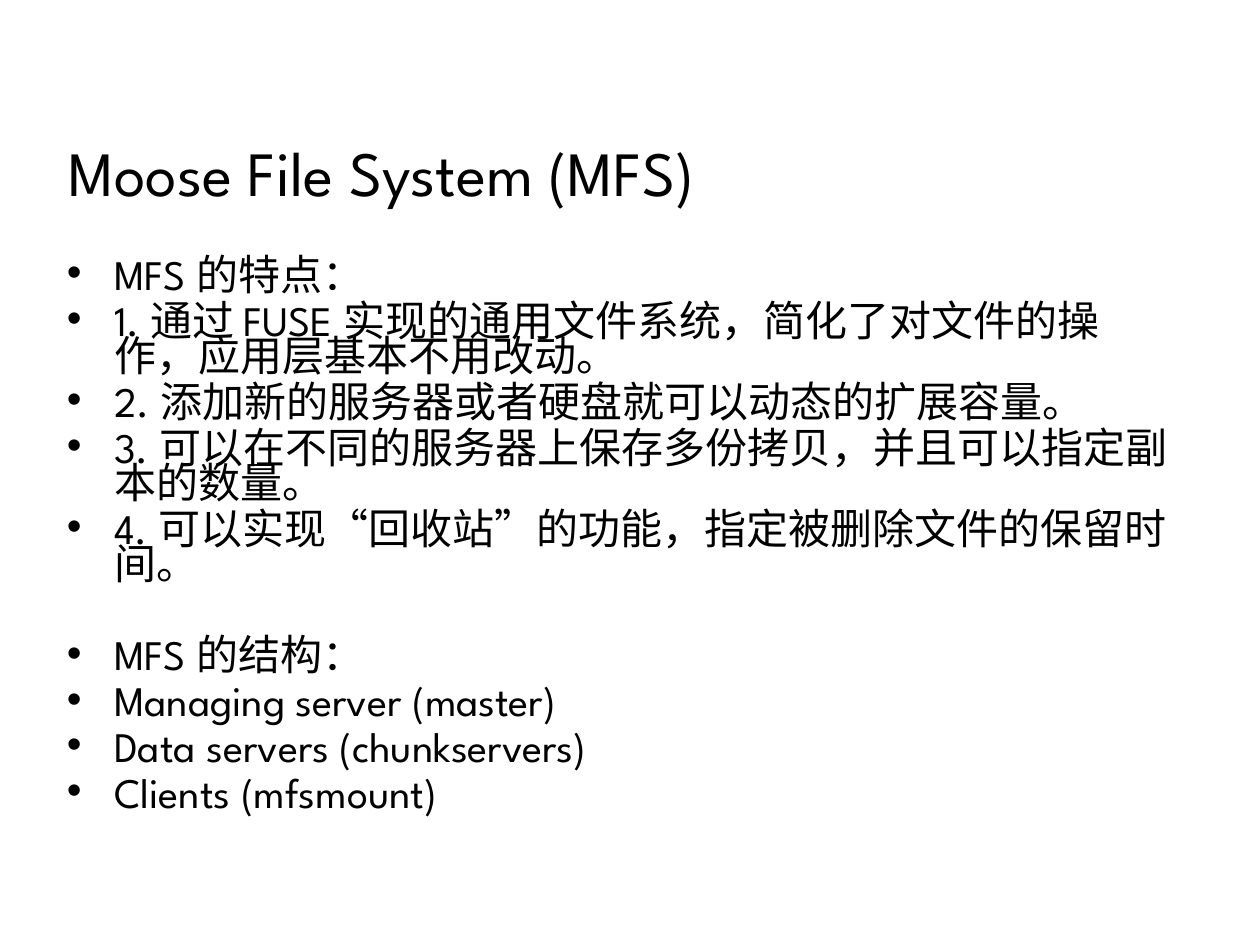
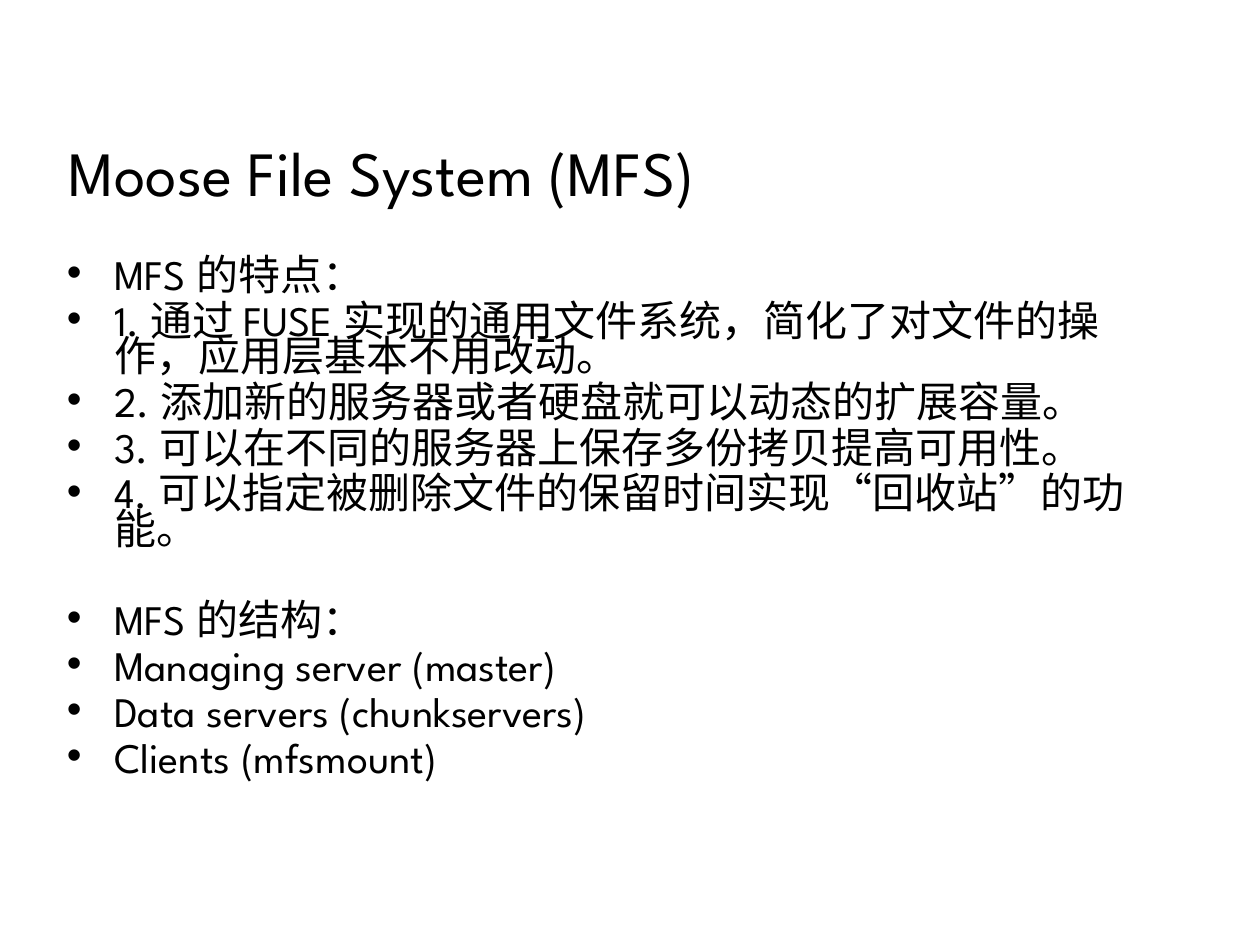
Before and after one commit to 7KjN3mHq/bluedata, a slide deck: slide 34 of system/01总览/架构/网站集群架构.ppt. Drawn at 1260x945 pixels with LibreOffice and Linux fonts; fonts in the diff are those of the drawing; background and template pictures are left out. Boxes give left, top, right and bottom in pixels: in the first picture for what was removed or moved away, otherwise in the second. Text is boxed around its words. In the diff, an @@ line names an element or a change of style, - is before the commit and + after.

```diff
--- a/system/01总览/架构/网站集群架构.ppt
+++ b/system/01总览/架构/网站集群架构.ppt
@@ text at (114,420,1124,548): text changed @@
-• 3. 可以在不同的服务器上保存多份拷贝，并且可以指定副本的数量。
-• 4. 可以实现“回收站”的功能，指定被删除文件的保留时间。
+• 3. 可以在不同的服务器上保存多份拷贝提高可用性。
+• 4. 可以指定被删除文件的保留时间实现“回收站”的功能。
```
Also in this commit, not shown: 7 other slides changed, 2 other files.
